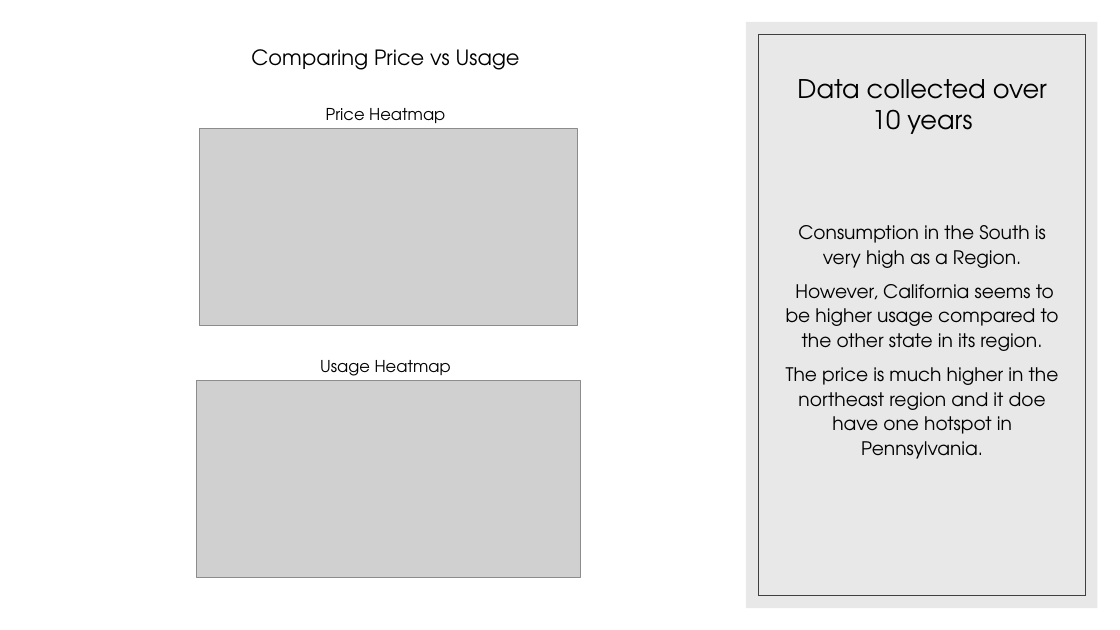
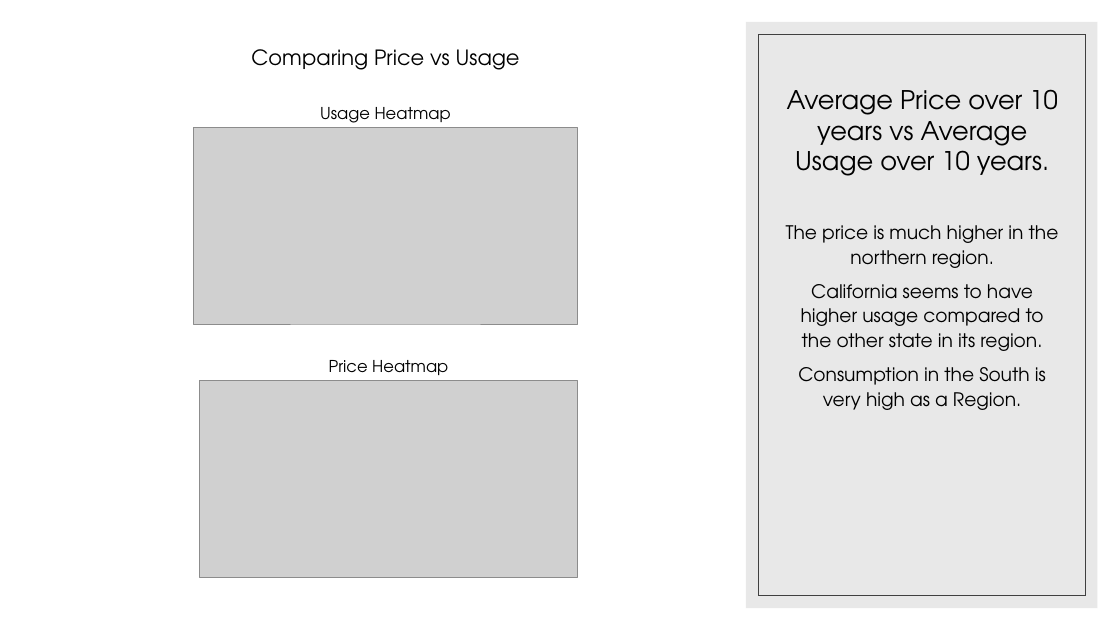
Before and after one commit to JWatson1102/project_1, a slide deck: slide 13 of Presentaion.pptx (slide 11 before the commit). Drawn at 1120x630 pixels with LibreOffice and Linux fonts; fonts in the diff are those of the drawing; grey boxes stand for pictures. Boxes give left, top, right and bottom in pixels: in the first picture for what was removed or moved away, otherwise in the second. Text is boxed around its words. In the diff, an @@ line names an element or a change of style, - is before the commit and + after.

```diff
--- a/Presentaion.pptx
+++ b/Presentaion.pptx
@@ title at box(787, 89, 1057, 176): text changed @@
-Data collected over 10 years
+Average Price over 10 years vs Average Usage over 10 years.
@@ text "Usage Heatmap": place and size @@
-text "Usage Heatmap" at box(320, 360, 451, 381)
+text "Usage Heatmap" at box(320, 107, 451, 128)
@@ picture: place and size @@
-picture at box(197, 381, 581, 577)
+picture at box(194, 127, 578, 323)
@@ text at box(786, 225, 1059, 351): paragraphs added @@
+The price is much higher in the northern region.
+California seems to have higher usage compared to the other state in its region.
@@ text at box(786, 284, 1059, 459): paragraphs removed @@
-However, California seems to be higher usage compared to the other state in its region.
-The price is much higher in the northeast region and it doe have one hotspot in Pennsylvania.
@@ text "Price Heatmap" rewrapped from box(326, 108, 445, 123) to box(329, 360, 448, 381) @@
@@ picture: place and size @@
-picture at box(200, 129, 578, 325)
+picture at box(200, 381, 578, 577)
```
Also in this commit, not shown: 3 other slides changed, 1 slide added, 1 other file.
